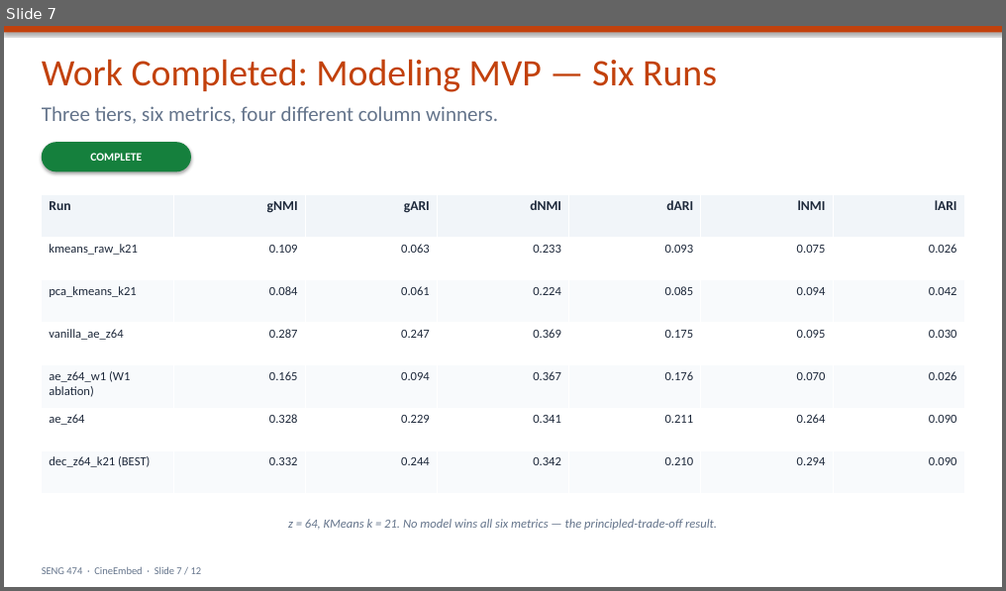
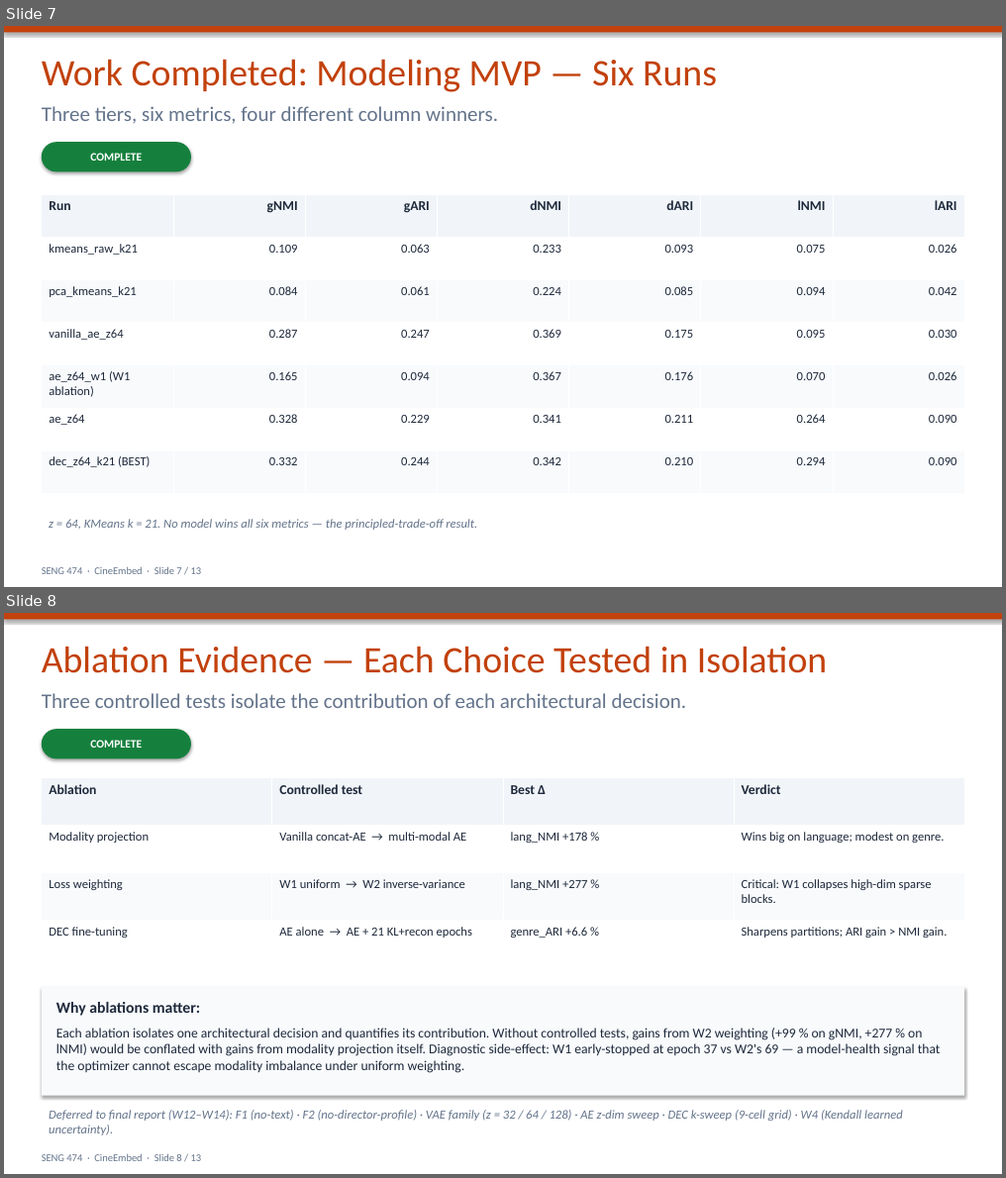
Before and after one commit to barandincoguz/CineEmbed-, a slide deck: docs/presentation/intermediate-progress-presentation.pptx. Shown one above the other, each under a label of ours: slide 7 before the commit, slides 7 and 8 after it. The pictures are 1006x591 and 1006x1178 pixels, drawn with LibreOffice and Linux fonts; fonts in the diff are those of the drawing. Boxes give left, top, right and bottom in pixels: in the first picture for what was removed or moved away, otherwise in the second. Text is boxed around its words. In the diff, an @@ line names an element or a change of style, - is before the commit and + after.

```diff
--- a/docs/presentation/intermediate-progress-presentation.pptx
+++ b/docs/presentation/intermediate-progress-presentation.pptx
@@ slide 8 added at [4,613,1002,1174], background #FFFFFF @@
@@ rectangle added at [4,613,1002,619], fill #C2410C @@
@@ text added at [42,646,827,673], 36 pt, text #C2410C @@
+Ablation Evidence — Each Choice Tested in Isolation
@@ text added at [42,693,687,708], 20 pt, text #64748B @@
+Three controlled tests isolate the contribution of each architectural decision.
@@ rounded rectangle added at [42,729,191,759], fill #15803D, 11 pt, text #FFFFFF, bold @@
+COMPLETE
@@ table added at [42,777,963,968], 4 rows, 4 columns @@
+Ablation | Controlled test | Best Δ | Verdict
+Modality projection | Vanilla concat-AE → multi-modal AE | lang_NMI +178 % | Wins big on language; modest on genre.
+Loss weighting | W1 uniform → W2 inverse-variance | lang_NMI +277 % | Critical: W1 collapses high-dim sparse blocks.
+DEC fine-tuning | AE alone → AE + 21 KL+recon epochs | genre_ARI +6.6 % | Sharpens partitions; ARI gain > NMI gain.
@@ rectangle added at [42,987,964,1096], fill #F8FAFC @@
@@ text added at [56,1002,200,1016], 15 pt, text #1E293B, bold @@
+Why ablations matter:
@@ text added at [56,1028,941,1073], 13 pt, text #1E293B @@
+Each ablation isolates one architectural decision and quantifies its contribution. Without controlled tests, gains from W2 weighting (+99 % on gNMI, +277 % on lNMI) would be conflated with gains from modality projection itself. Diagnostic side-effect: W1 early-stopped at epoch 37 vs W2's 69 — a model-health signal that the optimizer cannot escape modality imbalance under uniform weighting.
@@ text added at [49,1110,903,1136], 12 pt, text #64748B, italic @@
+Deferred to final report (W12–W14): F1 (no-text) · F2 (no-director-profile) · VAE family (z = 32 / 64 / 128) · AE z-dim sweep · DEC k-sweep (9-cell grid) · W4 (Kendall learned uncertainty).
@@ text added at [42,1154,202,1161], 10 pt, text #64748B @@
+SENG 474 · CineEmbed · Slide 8 / 13
@@ slide 7 changed as well @@
@@ text "z = 64, KMeans k ..." at [49,519,477,530]: alignment centre to left @@
```
Also in this commit, not shown: 11 other slides changed, 3 other files.
